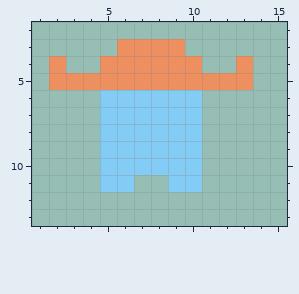
Two versions of one pixel-art file, Assets/_Project/Aseprite/player.aseprite. The picture above was drawn from the file before the commit.
16x16 pixels, 1 frame. Shown: x 1..15, y 2..13.
Now the later version:
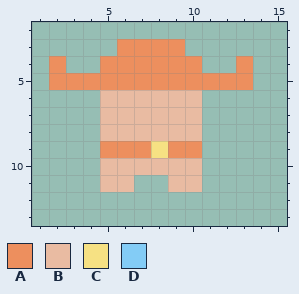
Palette (. is transparent): A #ed8f5e  B #e9bba2  C #f6e183  D #83ccf6
Diff:
y 6..8: x 5..10 DDDDDD -> BBBBBB
y 9: x 5..10 DDDDDD -> AAACAA
y 10: x 5..10 DDDDDD -> BBBBBB
y 11: x 5..6 DD -> BB; x 9..10 DD -> BB
